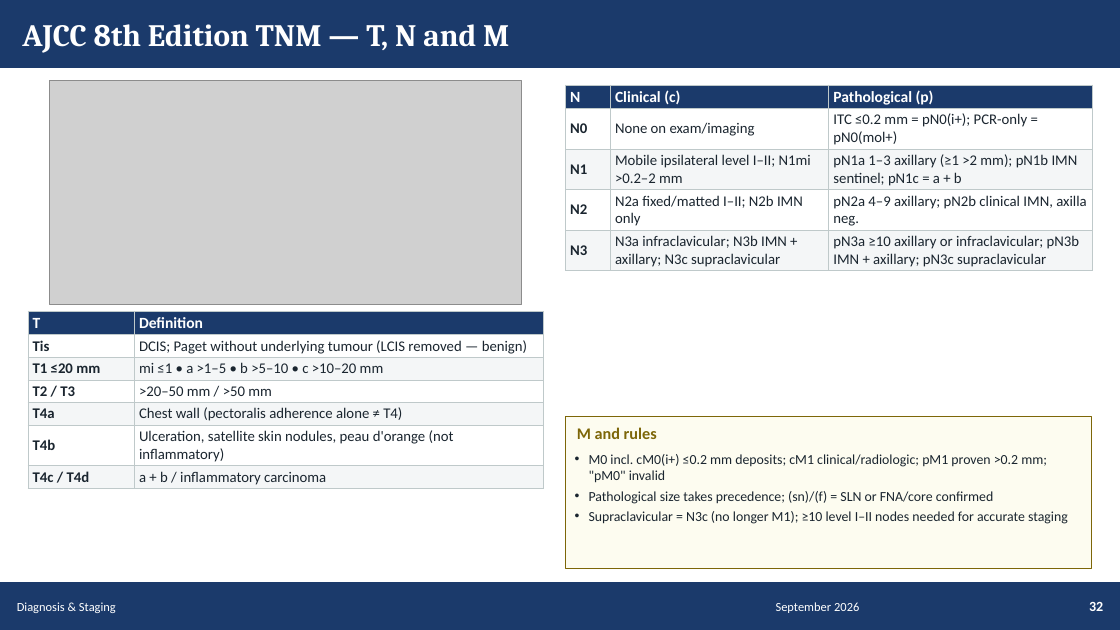
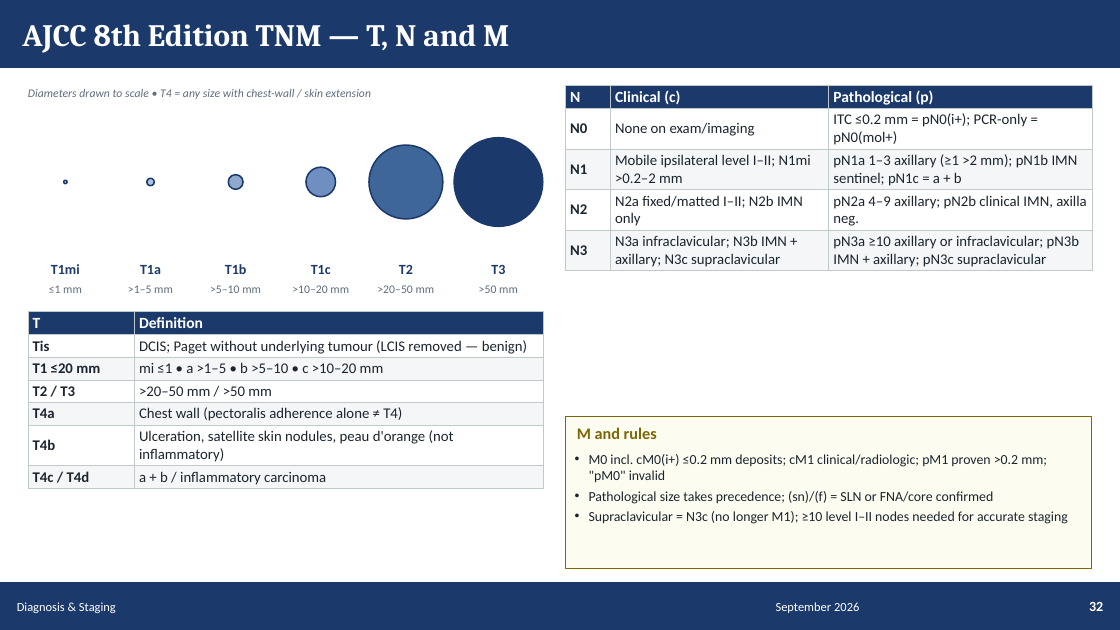
Before and after one commit to Muluamlak/Phone, a slide deck: slide 32 of BreastCancer_Management_Visual_65.pptx. Drawn at 1120x630 pixels with LibreOffice and Linux fonts; fonts in the diff are those of the drawing; grey boxes stand for pictures. Boxes give left, top, right and bottom in pixels: in the first picture for what was removed or moved away, otherwise in the second. Text is boxed around its words. In the diff, an @@ line names an element or a change of style, - is before the commit and + after.

```diff
--- a/BreastCancer_Management_Visual_65.pptx
+++ b/BreastCancer_Management_Visual_65.pptx
@@ text added at (28,89,371,99), 7.5 pt, text #5D6D7E, italic @@
+Diameters drawn to scale • T4 = any size with chest-wall / skin extension
@@ picture removed at (49,81,521,305) @@
@@ ellipse added at (368,146,442,220), fill #3F6699, outline #1B3A6B 1 pt @@
@@ ellipse added at (454,138,542,226), fill #1B3A6B, outline #1B3A6B 1 pt @@
@@ ellipse added at (147,178,155,186), fill #AFC3DE, outline #1B3A6B 1 pt @@
@@ ellipse added at (228,175,243,189), fill #8FA9CC, outline #1B3A6B 1 pt @@
@@ ellipse added at (306,167,335,196), fill #6F8FC0, outline #1B3A6B 1 pt @@
@@ ellipse added at (64,180,67,184), fill #C8D6EA, outline #1B3A6B 1 pt @@
@@ text added at (51,264,80,274), 9 pt, text #1B3A6B, bold @@
+T1mi
@@ text added at (140,265,161,274), 9 pt, text #1B3A6B, bold @@
+T1a
@@ text added at (225,264,247,274), 9 pt, text #1B3A6B, bold @@
+T1b
@@ text added at (311,265,331,274), 9 pt, text #1B3A6B, bold @@
+T1c
@@ text added at (399,265,413,274), 9 pt, text #1B3A6B, bold @@
+T2
@@ text added at (491,265,505,274), 9 pt, text #1B3A6B, bold @@
+T3
@@ text added at (49,285,82,293), 7.5 pt, text #5D6D7E @@
+≤1 mm
@@ text added at (128,285,173,293), 7.5 pt, text #5D6D7E @@
+>1–5 mm
@@ text added at (210,285,261,293), 7.5 pt, text #5D6D7E @@
+>5–10 mm
@@ text added at (292,285,349,293), 7.5 pt, text #5D6D7E @@
+>10–20 mm
@@ text added at (377,285,435,293), 7.5 pt, text #5D6D7E @@
+>20–50 mm
@@ text added at (479,285,518,293), 7.5 pt, text #5D6D7E @@
+>50 mm
```
Also in this commit, not shown: 6 other slides changed.
